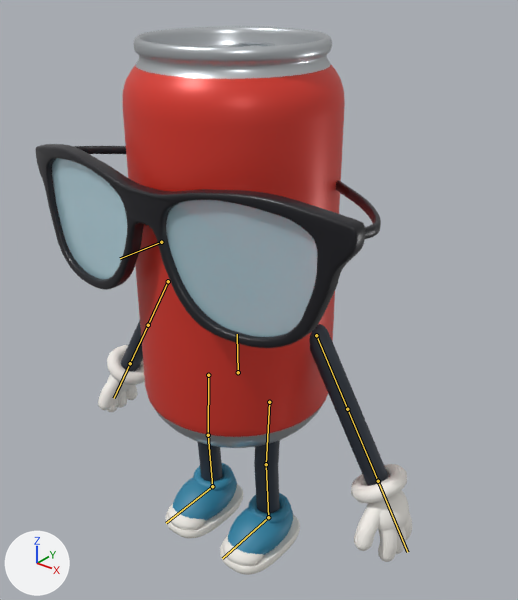
The glTF model models/mnot.glb, before and after one commit.
Both versions are drawn from a 50 mm camera at (1.303, -1.52, 1.852) aimed at (0.013, 0.093, 0.851). The axes (+X, +Y, +Z) are drawn at lower left. The lights are the same throughout. The older version comes first. The bones that change, and the others that lie on the model, are drawn over the model as lines.

In view in the first picture: 'Mnot'.
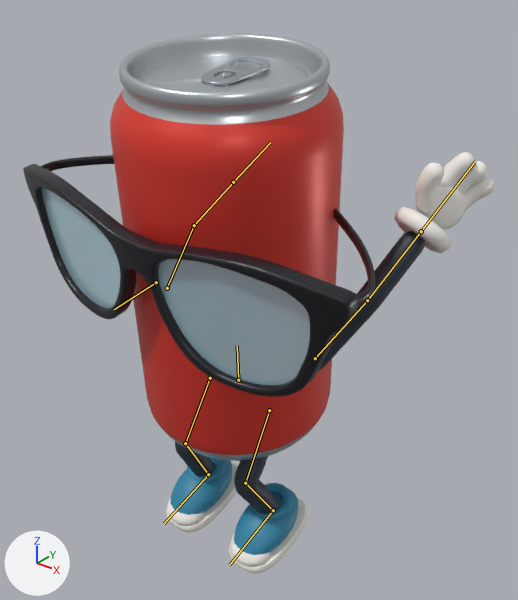
Commit message: Peak: Mnot teeters on the rim of a drop before it falls

The newer file adds an action. The first version stands in its rest pose; the second is drawn at frame 19 of the action 'Teeter'.

Patch to the scene script:
```diff
--- a/models/mnot.glb.py
+++ b/models/mnot.glb.py
@@ bone_body @@
 bone_body = bpy.data.objects['MnotRig'].pose.bones['body']  # child of 'root'
-bone_body.location = (0.0, 0.0, 0.0)
-bone_body.rotation_quaternion = (1.0, 0.0, 0.0, 0.0)  # degrees (0, 0, 0)
+bone_body.location = (0.0, -0.03, -0.002)
+bone_body.rotation_quaternion = (0.997, 0.062, -0.007, -0.039)  # degrees (7, -1, -5)
@@ bone_glasses @@
 bone_glasses = bpy.data.objects['MnotRig'].pose.bones['glasses']  # child of 'body'
-bone_glasses.location = (0.0, 0.0, 0.0)
-bone_glasses.rotation_quaternion = (1.0, 0.0, 0.0, 0.0)  # degrees (0, 0, 0)
+bone_glasses.location = (0.0, 0.0, -0.012)
+bone_glasses.rotation_quaternion = (1.0, -0.024, 0.0, 0.0)  # degrees (-3, 0, 0)
@@ bone_thigh_l @@
 bone_thigh_l = bpy.data.objects['MnotRig'].pose.bones['thigh_L']  # child of 'body'
-bone_thigh_l.rotation_quaternion = (1.0, 0.0, 0.0, 0.0)  # degrees (0, 0, 0)
+bone_thigh_l.rotation_quaternion = (-0.94, -0.333, -0.01, -0.071)  # degrees (39, -2, 8)
@@ bone_shin_l @@
 bone_shin_l = bpy.data.objects['MnotRig'].pose.bones['shin_L']  # child of 'thigh_L'
-bone_shin_l.rotation_quaternion = (1.0, 0.0, 0.0, 0.0)  # degrees (0, 0, 0)
+bone_shin_l.rotation_quaternion = (0.859, -0.511, 0.0, 0.0)  # degrees (-61, 0, 0)
@@ bone_foot_l @@
 bone_foot_l = bpy.data.objects['MnotRig'].pose.bones['foot_L']  # child of 'shin_L'
-bone_foot_l.rotation_quaternion = (1.0, 0.0, 0.0, 0.0)  # degrees (0, 0, 0)
+bone_foot_l.rotation_quaternion = (0.993, 0.118, -0.027, -0.017)  # degrees (14, -3, -2)
@@ bone_thigh_r @@
 bone_thigh_r = bpy.data.objects['MnotRig'].pose.bones['thigh_R']  # child of 'body'
-bone_thigh_r.rotation_quaternion = (1.0, 0.0, 0.0, 0.0)  # degrees (0, 0, 0)
+bone_thigh_r.rotation_quaternion = (-0.954, -0.299, -0.004, -0.02)  # degrees (35, 0, 2)
@@ bone_shin_r @@
 bone_shin_r = bpy.data.objects['MnotRig'].pose.bones['shin_R']  # child of 'thigh_R'
-bone_shin_r.rotation_quaternion = (1.0, 0.0, 0.0, 0.0)  # degrees (0, 0, 0)
+bone_shin_r.rotation_quaternion = (0.897, -0.442, 0.0, 0.0)  # degrees (-52, 0, 0)
@@ bone_foot_r @@
 bone_foot_r = bpy.data.objects['MnotRig'].pose.bones['foot_R']  # child of 'shin_R'
-bone_foot_r.rotation_quaternion = (1.0, 0.0, 0.0, 0.0)  # degrees (0, 0, 0)
+bone_foot_r.rotation_quaternion = (0.997, 0.077, 0.017, 0.01)  # degrees (9, 2, 1)
@@ bone_upper_arm_l @@
 bone_upper_arm_l = bpy.data.objects['MnotRig'].pose.bones['upper_arm_L']  # child of 'body'
-bone_upper_arm_l.rotation_quaternion = (1.0, 0.0, 0.0, 0.0)  # degrees (0, 0, 0)
+bone_upper_arm_l.rotation_quaternion = (0.504, -0.415, 0.0, 0.751)  # degrees (-33, 39, 100)
@@ bone_forearm_l @@
 bone_forearm_l = bpy.data.objects['MnotRig'].pose.bones['forearm_L']  # child of 'upper_arm_L'
-bone_forearm_l.rotation_quaternion = (1.0, 0.0, 0.0, 0.0)  # degrees (0, 0, 0)
+bone_forearm_l.rotation_quaternion = (0.983, -0.16, 0.0, -0.075)  # degrees (-18, -1, -8)
@@ bone_hand_l @@
 bone_hand_l = bpy.data.objects['MnotRig'].pose.bones['hand_L']  # child of 'forearm_L'
-bone_hand_l.rotation_quaternion = (1.0, 0.0, 0.0, 0.0)  # degrees (0, 0, 0)
+bone_hand_l.rotation_quaternion = (0.707, 0.0, -0.707, 0.0)  # degrees (0, -90, 0)
@@ bone_upper_arm_r @@
 bone_upper_arm_r = bpy.data.objects['MnotRig'].pose.bones['upper_arm_R']  # child of 'body'
-bone_upper_arm_r.rotation_quaternion = (1.0, 0.0, 0.0, 0.0)  # degrees (0, 0, 0)
+bone_upper_arm_r.rotation_quaternion = (0.527, -0.732, 0.0, -0.421)  # degrees (-96, -38, -35)
@@ bone_forearm_r @@
 bone_forearm_r = bpy.data.objects['MnotRig'].pose.bones['forearm_R']  # child of 'upper_arm_R'
-bone_forearm_r.rotation_quaternion = (1.0, 0.0, 0.0, 0.0)  # degrees (0, 0, 0)
+bone_forearm_r.rotation_quaternion = (0.983, 0.005, 0.0, 0.178)  # degrees (1, 0, 20)
```

Boxes (x1, y1, x2, y2) around the edits, measured in the pictures (518 x 600 px):
'Mnot', posed (25% wider): before (36, 27, 412, 575); after (23, 34, 495, 573)
bone 'body', root to tip: before (238, 372) to (237, 334); after (238, 380) to (237, 345)
bone 'glasses', root to tip: before (161, 242) to (120, 258); after (156, 282) to (114, 309)
bone 'thigh_L', root to tip: before (269, 402) to (266, 464); after (269, 410) to (245, 483)
bone 'shin_L', root to tip: before (266, 464) to (268, 517); after (245, 483) to (273, 510)
bone 'foot_L', root to tip: before (268, 517) to (222, 558); after (273, 510) to (229, 565)
bone 'thigh_R', root to tip: before (208, 375) to (208, 435); after (210, 378) to (185, 443)
bone 'shin_R', root to tip: before (208, 435) to (212, 486); after (185, 443) to (208, 474)
bone 'foot_R', root to tip: before (212, 486) to (166, 523); after (208, 474) to (164, 523)
bone 'upper_arm_L', root to tip: before (316, 335) to (347, 409); after (315, 358) to (367, 300)
bone 'forearm_L', root to tip: before (347, 409) to (378, 481); after (367, 300) to (421, 231)
bone 'hand_L', root to tip: before (378, 481) to (407, 552); after (421, 231) to (475, 161)
bone 'upper_arm_R', root to tip: before (168, 281) to (148, 325); after (167, 288) to (194, 225)
bone 'forearm_R', root to tip: before (148, 325) to (130, 363); after (194, 225) to (233, 182)
